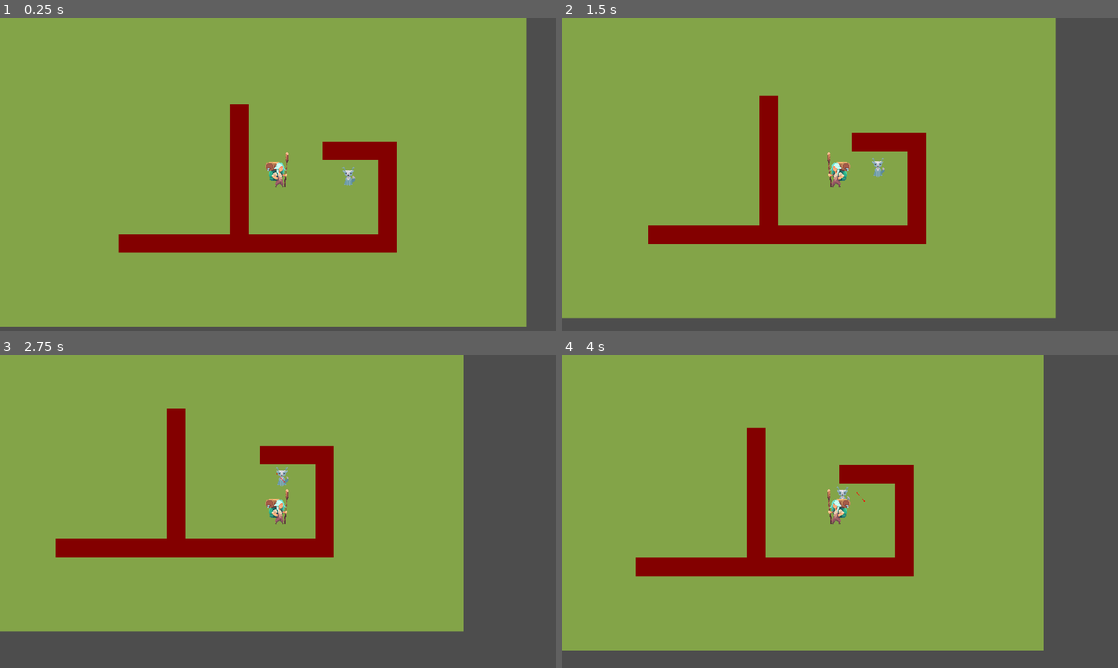
Above: before the commit, frames 1-4 (two rows, left to right).
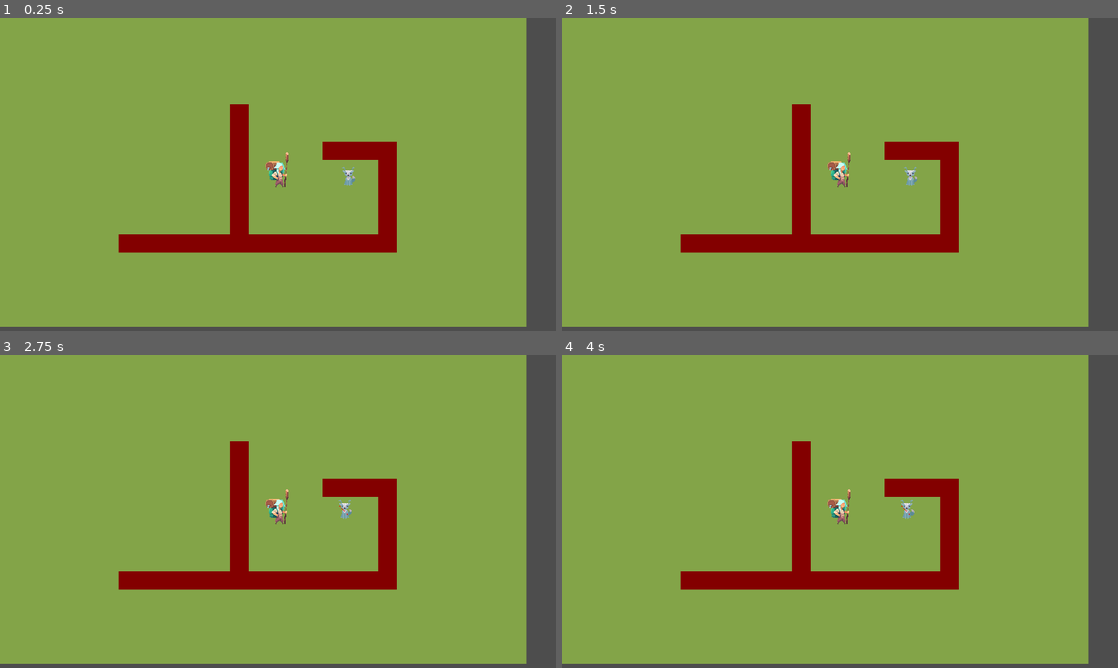
Above: after the commit, the same moments.

Repository: freddder/Pirate_Software_Jam_16
Game: Godot game, scene res://Scenes/map.tscn
Same seed, same stepped clock (60 frames per second), same inputs: the game is played once before the commit and once after it. The engine's default icon, where the game draws it, is replaced by a stand-in: a white triangle on a blue panel in a dark square.
Inputs (mouse positions are in pixels of both pictures, inside the frame that each line leads up to):
- Up to frame 1 (0.25 s): no input
- Up to frame 2 (1.5 s): move the mouse to (962, 158) at 0.52 s; hold Right (ui_right) 0.53-1.28 s; tap Space (ui_select) at 0.77 s; move the mouse to (728, 190) at 1.27 s; hold Down (ui_down) from 1.28 s (still down)
- Up to frame 3 (2.75 s): tap Space (ui_select) at 1.52 s; move the mouse to (333, 442) at 2.02 s; release Down (ui_down) at 2.03 s; hold Right (ui_right) from 2.03 s (still down)
- Up to frame 4 (4 s): move the mouse to (812, 574) at 2.77 s; release Right (ui_right) at 2.78 s; hold Up (ui_up) 2.78-3.53 s; tap Space (ui_select) at 3.02, 3.77 s; move the mouse to (1006, 558) at 3.52 s; hold Left (ui_left) from 3.53 s (still down)

The runs differ from the first frame. In frame 1, less than 0.1% of the frame differs, in the area x 47-52%, y 45-52%; in frame 2, 17%; in frame 3, 31%, in the area x 0-95%, y 0-99%; in frame 4, 22%.

Commit message:
Simplified golem movement

Diff:
--- a/Scenes/golem.tscn
+++ b/Scenes/golem.tscn
@@ -90,12 +90,10 @@
 y_sort_enabled = true
 script = ExtResource("1_o5vha")
 
-[node name="Sprite2D" type="AnimatedSprite2D" parent="."]
+[node name="AnimatedSprite2D" type="AnimatedSprite2D" parent="."]
 position = Vector2(-2, -7)
 sprite_frames = SubResource("SpriteFrames_2ggrn")
 animation = &"g_idle"
-frame = 5
-frame_progress = 0.656456
 
 [node name="CollisionShape2D" type="CollisionShape2D" parent="."]
 position = Vector2(2, 3)
--- a/Scripts/golem.gd
+++ b/Scripts/golem.gd
@@ -1,70 +1,31 @@
 extends CharacterBody2D
 
-@export var speed = 150
+@export var walk_speed = 150
 
-var current_dir = "none"
-
-var tiles = []
+@onready var animation : AnimatedSprite2D = $AnimatedSprite2D
+var desired_direction : Vector2 = Vector2.ZERO
 
 func _ready():
-	$Sprite2D.play("g_idle")
-func player():
-	pass
+	animation.play("g_idle")
 
 func get_input():
-	var input_direction := Input.get_vector("ui_left", "ui_right", "ui_up", "ui_down")
+	var input_direction := Input.get_vector("move_left", "move_right", "move_up", "move_down").normalized()
 
-	if Input.is_action_pressed("ui_right"):
-		current_dir = "right"
-		play_anim(1)
-		velocity = input_direction * speed
-	elif Input.is_action_pressed("ui_left"):
-		current_dir = "left"
-		play_anim(1)
-		velocity = input_direction * speed
-	elif Input.is_action_pressed("ui_down"):
-		current_dir = "down"
-		play_anim(1)
-		velocity = input_direction * speed
-	elif Input.is_action_pressed("ui_up"):
-		current_dir = "up"
-		play_anim(1)
-		velocity = input_direction * speed
+	if input_direction == Vector2.ZERO: # not moving
+		animation.play("g_idle")
 	else:
-		play_anim(0)
-		velocity.x = 0
-		velocity.y = 0
+		if input_direction.x > 0: # moving right
+			animation.play("g_walk_side")
+		elif input_direction.x < 0: # moving left
+			animation.play("g_walk_side")
+		else:
+			if input_direction.y > 0: # moving straight up
+				animation.play("g_walk_up")
+			elif input_direction.y < 0: # moving straight down
+				animation.play("g_walk_down")
+
+	velocity = input_direction * walk_speed
 
 func _physics_process(_delta):
 	get_input()
 	move_and_slide()
-
-func play_anim(movement):
-	var anim = $Sprite2D
-	var dir = current_dir
-
-	if dir == "right":
-		anim.flip_h = false
-		if movement == 1:
-			anim.play("g_walk_side")
-		elif movement == 0:
-			anim.play("g_idle")
-	if dir == "left":
-		anim.flip_h = true
-		if movement == 1:
-			anim.play("g_walk_side")
-		elif movement == 0:
-			anim.play("g_idle")
-
-	if dir == "down":
-		anim.flip_h = true
-		if movement == 1:
-			anim.play("g_walk_up")
-		elif movement == 0:
-			anim.play("g_idle")
-	if dir == "up":
-		anim.flip_h = true
-		if movement == 1:
-			anim.play("g_walk_down")
-		elif movement == 0:
-			anim.play("g_idle")
--- a/project.godot
+++ b/project.godot
@@ -59,6 +59,26 @@
 , Object(InputEventKey,"resource_local_to_scene":false,"resource_name":"","device":-1,"window_id":0,"alt_pressed":false …(183 unchanged characters)…
 ]
 }
+move_up={
+"deadzone": 0.5,
+"events": [Object(InputEventKey,"resource_local_to_scene":false,"resource_name":"","device":-1,"window_id":0,"alt_pressed":false,"shift_pressed":false,"ctrl_pressed":false,"meta_pressed":false,"pressed":false,"keycode":0,"physical_keycode":87,"key_label":0,"unicode":119,"location":0,"echo":false,"script":null)
+]
+}
+move_down={
+"deadzone": 0.5,
+"events": [Object(InputEventKey,"resource_local_to_scene":false,"resource_name":"","device":-1,"window_id":0,"alt_pressed":false,"shift_pressed":false,"ctrl_pressed":false,"meta_pressed":false,"pressed":false,"keycode":0,"physical_keycode":83,"key_label":0,"unicode":115,"location":0,"echo":false,"script":null)
+]
+}
+move_left={
+"deadzone": 0.5,
+"events": [Object(InputEventKey,"resource_local_to_scene":false,"resource_name":"","device":-1,"window_id":0,"alt_pressed":false,"shift_pressed":false,"ctrl_pressed":false,"meta_pressed":false,"pressed":false,"keycode":0,"physical_keycode":65,"key_label":0,"unicode":97,"location":0,"echo":false,"script":null)
+]
+}
+move_right={
+"deadzone": 0.5,
+"events": [Object(InputEventKey,"resource_local_to_scene":false,"resource_name":"","device":-1,"window_id":0,"alt_pressed":false,"shift_pressed":false,"ctrl_pressed":false,"meta_pressed":false,"pressed":false,"keycode":0,"physical_keycode":68,"key_label":0,"unicode":100,"location":0,"echo":false,"script":null)
+]
+}
 
 [rendering]
 
